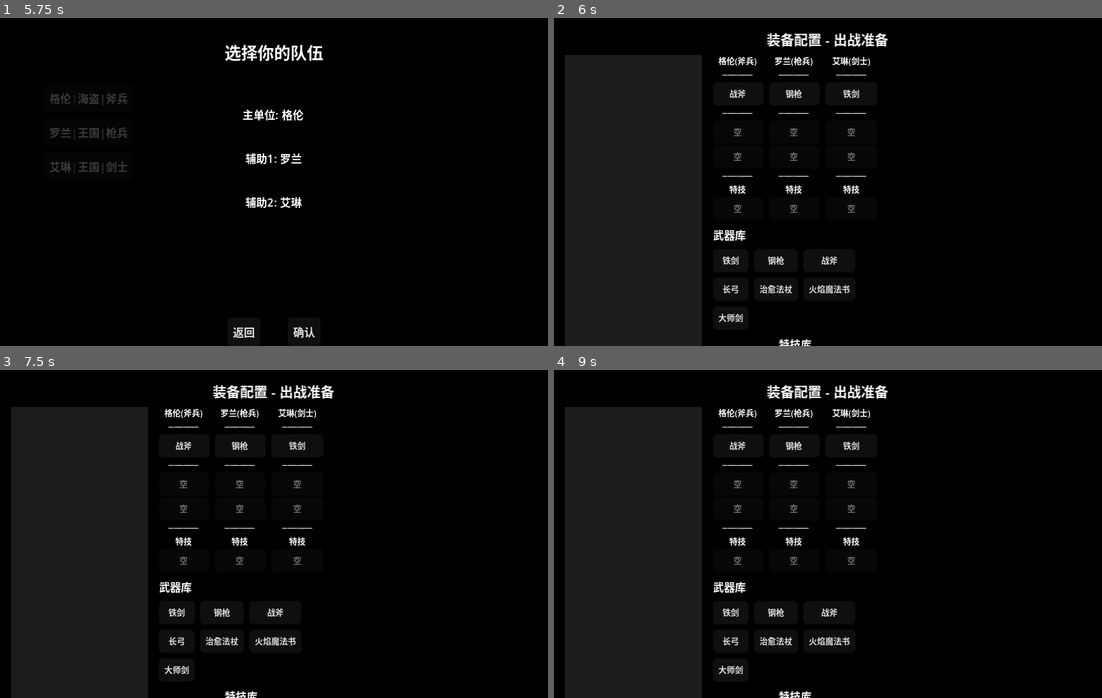
Above: before the commit, frames 1-4 (two rows, left to right).
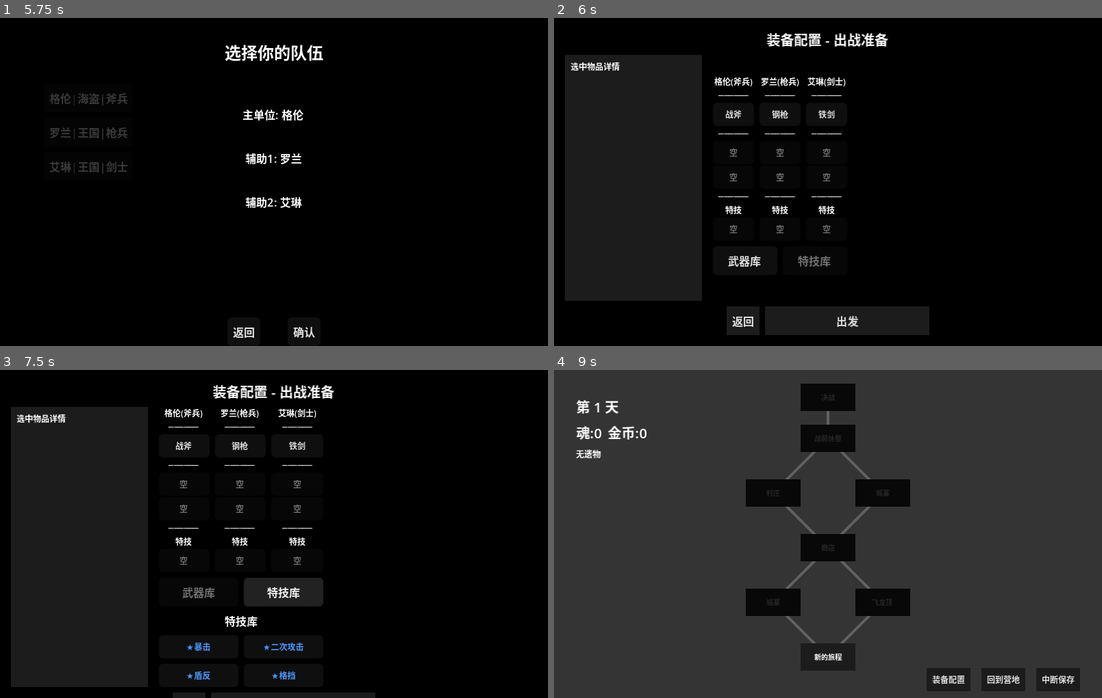
Above: after the commit, the same moments.

Repository: ZhuXilin/Dev_Project_260730
Game: Godot game, scene res://content/scenes/ui/MainMenu.tscn
Two runs of this game, one before a commit and one after it. Both use one fixed random seed, a clock stepped at 60 frames per second and the inputs below. Sound files missing from this copy of the repository are replaced by a short silence.
Inputs (mouse positions are in pixels of both pictures, inside the frame that each line leads up to):
- Up to frame 1 (5.75 s): click "继续游戏" at 0.5 s; click "新建游戏" at 1.25 s; click "新游戏" at 2 s; click "出战" at 2.75 s; click "格伦|海盗|斧兵" at 3.5 s; click "罗兰|王国|枪兵" at 4.25 s; click "艾琳|王国|剑士" at 5 s
- Up to frame 2 (6 s): click "确认" at 5.75 s
- Up to frame 3 (7.5 s): click (191, 612) at 6.5 s, where only the run after the commit has a clickable "武器库"; click (263, 612) at 7.25 s, where only the run after the commit has a clickable "特技库"
- Up to frame 4 (9 s): click (751, 593) at 8 s, where only the run after the commit has a clickable "武器库"; click "确认" (after the commit: "出发") at 8.75 s

Frame 1 is identical in both runs. In frame 2, 9.6% of the frame differs, in the area x 2-69%, y 11-100%; in frame 3, 3.9%; in frame 4, 72%, in the area x 0-100%, y 0-100%.

Commit message:
Edit talents system

Diff:
--- a/content/scenes/ui/EquipmentConfig.tscn
+++ b/content/scenes/ui/EquipmentConfig.tscn
@@ -61,6 +61,21 @@
 size_flags_vertical = 3
 mouse_filter = 2
 theme_override_styles/panel = ExtResource("2")
+
+[node name="DetailLabel" type="Label" parent="MainPanel/VBoxContainer/MainHBox/DetailZone" unique_id=999999010]
+layout_mode = 1
+anchors_preset = 15
+anchor_right = 1.0
+anchor_bottom = 1.0
+offset_left = 4.0
+offset_top = 4.0
+offset_right = -4.0
+offset_bottom = -4.0
+grow_horizontal = 2
+grow_vertical = 2
+theme_override_font_sizes/font_size = 6
+text = "选中物品详情"
+autowrap_mode = 3
 
 [node name="VBoxContainer" type="VBoxContainer" parent="MainPanel/VBoxContainer/MainHBox" unique_id=1358744358]
 layout_mode = 2
--- a/function/resource/UnitData.gd
+++ b/function/resource/UnitData.gd
@@ -28,7 +28,7 @@
 
 # ---- 词条系统 ----
 @export var talent_slots: Array = []        # 词条实例（ItemInstance 或 TalentInstance）
-@export var max_talent_slots: int = 2
+@export var max_talent_slots: int = 1
 
 # ---- 新字段：职业成长（魂加点） ----
 @export var advancement: Dictionary = {
--- a/function/script/EquipmentConfig.gd
+++ b/function/script/EquipmentConfig.gd
@@ -27,6 +27,12 @@
 var talent_container: VBoxContainer = null
 var talent_grid: GridContainer = null
 var _talent_library_items: Array = []
+
+# ---- 标签栏 ----
+var tab_container: HBoxContainer = null
+var weapon_tab_btn: Button = null
+var talent_tab_btn: Button = null
+var current_tab: String = "weapon"   # "weapon" 或 "talent"
 
 var shop_manager = null
 
@@ -128,16 +134,23 @@
 			close_btn.text = "返回"
 			confirm_btn.visible = true
 			confirm_btn.text = "出发"
-			library_container.visible = true
 			right_container.visible = false
 			gold_label.visible = false
 			confirm_btn.disabled = false
 
-			# ---- 创建词条库 ----
+			# ---- 创建标签栏 ----
+			_ensure_tabs()
+
+			# ---- 创建特技库 ----
 			_ensure_talent_container()
-			if talent_container:
-				talent_container.visible = true
 			_build_talent_library()
+
+			# ---- 构建武器库 ----
+			_build_library()
+
+			# ---- 根据当前标签控制可见性 ----
+			_update_tab_visibility()
+			_update_tab_style()
 
 		Mode.MAP:
 			mode_label.text = "装备配置 - 队伍管理"
@@ -175,10 +188,11 @@
 	_build_unit_columns()
 
 	if current_mode == Mode.DEPLOY:
-		_build_library()
-		# 词条库已在上面创建并显示
+		# 武器库和特技库已在上面通过标签控制，这里不需要额外操作
+		pass
 	elif current_mode == Mode.MAP or current_mode == Mode.SHOP:
 		_build_relics()
+		# 隐藏特技库（非DEPLOY模式）
 		if talent_container:
 			talent_container.visible = false
 
@@ -1328,3 +1342,81 @@
 		canvas_layer.queue_free()
 	else:
 		queue_free()
+
+func _on_weapon_tab_pressed():
+	if current_tab == "weapon":
+		return
+	current_tab = "weapon"
+	_update_tab_style()
+	_update_tab_visibility()
+
+func _on_talent_tab_pressed():
+	if current_tab == "talent":
+		return
+	current_tab = "talent"
+	_update_tab_style()
+	_update_tab_visibility()
+
+func _update_tab_style():
+	if not weapon_tab_btn or not talent_tab_btn:
+		return
+	# 选中的标签高亮
+	if current_tab == "weapon":
+		weapon_tab_btn.modulate = Color.WHITE
+		talent_tab_btn.modulate = Color(0.5, 0.5, 0.5)
+	else:
+		weapon_tab_btn.modulate = Color(0.5, 0.5, 0.5)
+		talent_tab_btn.modulate = Color.WHITE
+
+func _update_tab_visibility():
+	if current_tab == "weapon":
+		library_container.visible = true
+		if talent_container:
+			talent_container.visible = false
+	else:
+		library_container.visible = false
+		if talent_container:
+			talent_container.visible = true
+
+func _ensure_tabs():
+	if tab_container != null:
+		return
+
+	# 获取左列容器（武器库和特技库的父容器）
+	var left_vbox = $VBoxContainer/MainHBox/VBoxContainer
+	if not left_vbox:
+		return
+
+	# 获取 LibraryContainer 的索引位置，在其上方插入标签栏
+	var lib_idx = left_vbox.get_children().find(library_container)
+	if lib_idx == -1:
+		lib_idx = 0
+
+	tab_container = HBoxContainer.new()
+	tab_container.size_flags_horizontal = Control.SIZE_EXPAND_FILL
+	tab_container.size_flags_vertical = Control.SIZE_SHRINK_CENTER
+	tab_container.add_theme_constant_override("separation", 4)
+	left_vbox.add_child(tab_container)
+	left_vbox.move_child(tab_container, lib_idx)
+
+	# 创建"武器库"标签按钮
+	weapon_tab_btn = Button.new()
+	weapon_tab_btn.text = "武器库"
+	weapon_tab_btn.add_theme_font_size_override("font_size", 8)
+	weapon_tab_btn.size_flags_horizontal = Control.SIZE_EXPAND_FILL
+	weapon_tab_btn.focus_mode = Control.FOCUS_NONE
+	weapon_tab_btn.pressed.connect(_on_weapon_tab_pressed)
+	tab_container.add_child(weapon_tab_btn)
+
+	# 创建"特技库"标签按钮
+	talent_tab_btn = Button.new()
+	talent_tab_btn.text = "特技库"
+	talent_tab_btn.add_theme_font_size_override("font_size", 8)
+	talent_tab_btn.size_flags_horizontal = Control.SIZE_EXPAND_FILL
+	talent_tab_btn.focus_mode = Control.FOCUS_NONE
+	talent_tab_btn.pressed.connect(_on_talent_tab_pressed)
+	tab_container.add_child(talent_tab_btn)
+
+	# 默认选中武器库
+	current_tab = "weapon"
+	_update_tab_style()
--- a/function/script/UnitDataManager.gd
+++ b/function/script/UnitDataManager.gd
@@ -149,7 +149,6 @@
 # ============================================================
 #  单位数据创建
 # ============================================================
-
 static func create_unit_data(unit_name: String) -> UnitData:
 	var key = _normalize_unit_key(unit_name)
 	var dict = get_unit_data(key)
@@ -163,6 +162,7 @@
 	data.experience = 0
 	data.level = 1
 
+	# ---- 默认武器 ----
 	var default_weapon = get_default_weapon_id(key)
 	if default_weapon != "":
 		var inst = ItemInstance.new()
@@ -170,10 +170,24 @@
 		inst.count = 1
 		data.weapon_slot = inst
 
+	# ---- 默认特技（新增） ----
+	data.talent_slots.clear()
+	var default_talents = dict.get("default_talents", [])
+	for talent_id in default_talents:
+		var talent_inst = TalentInstance.new()
+		talent_inst.talent_id = talent_id
+		talent_inst.current_stack = 0
+		talent_inst.is_ready = false
+		talent_inst.is_active = true
+		data.talent_slots.append(talent_inst)
+	# 确保至少有一个槽位
+	while data.talent_slots.size() < 1:
+		data.talent_slots.append(null)
+
 	data.armor_slots = [null, null]
 	data.max_armor_slots = 2
+	data.max_talent_slots = 1
 	return data
-
 
 # ============================================================
 #  从Unit实例获取显示信息
